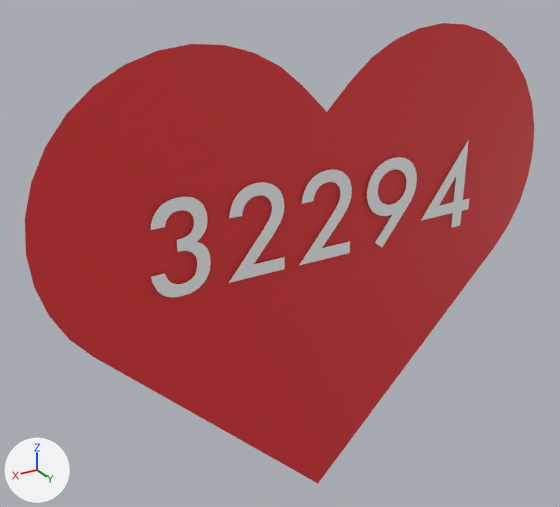
A saved change to the FBX model fbx/monitor/hrm_m_heart.fbx.
Camera for both pictures: a 50 mm camera at (0.0347, 0.0498, 0.0212) aimed at (0.0026, -0.0037, -0.0056). Lighting does not change. The marker at lower left points along +X, +Y and +Z. The older version comes first. Vertices at exactly the same position are counted once.

Names of what the first picture shows: 'hrm_m_heart'.
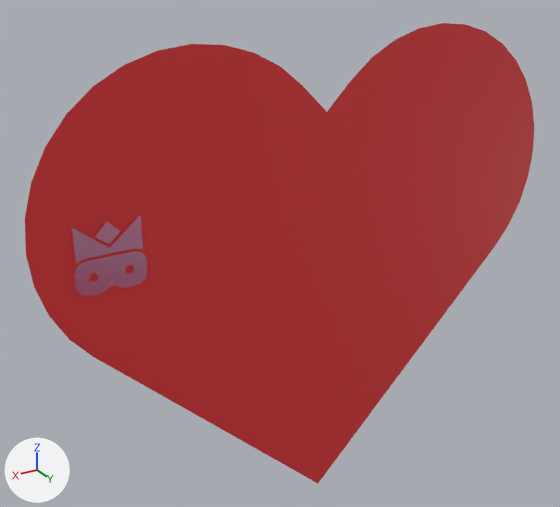
The change in detail:
Picture 'hrm_extra.png' (img_hrm_extra_png) is new.
Material 'hrm_extra' (mat_hrm_extra) is new.
Uses the picture img_hrm_extra_png.
me_hrm_m_heart is used by ob_hrm_m_heart; location (0.0, 0.0, 0.0).
me_hrm_m_heart had 348 vertices, 340 faces and spanned x -0.0245..0.0245, y -0.0011..-0.0006, z -0.0296..0.0133.
me_hrm_m_heart no longer uses material mat_hrm_text_color (white #ffffff).
me_hrm_m_heart now has 483 vertices, 470 faces and spans x -1.1419..1.1419, y -10.8561..4.8572, z -0.1479..-0.1075.
me_hrm_m_heart part 1: 3 vertices removed from x -0.012..0.012, y -0.0011, z -0.0033; 483 vertices added at x -1.1419..1.1419, y -10.8561..4.8572, z -0.1479..-0.1075.
Other edits to the shape of me_hrm_m_heart do not show in these pictures.
me_hrm_m_heart gains material mat_hrm_extra.
Object 'hrm_m_heart' (ob_hrm_m_heart) turns from (0, 0, 0) to (90, 0, -180) degrees about x, y and z.
Object 'hrm_m_heart' (ob_hrm_m_heart) is rescaled from (1.0, 1.0, 1.0) to (0.0214, 0.00273, 0.00533).

Changed parts and their boxes (x1, y1, x2, y2) in the pictures (560 x 507 px):
'hrm_m_heart', reshaped, turned, rescaled: (25, 23, 534, 483) in both
part 1 of me_hrm_m_heart, cut back (red): after (69, 137, 473, 302)
